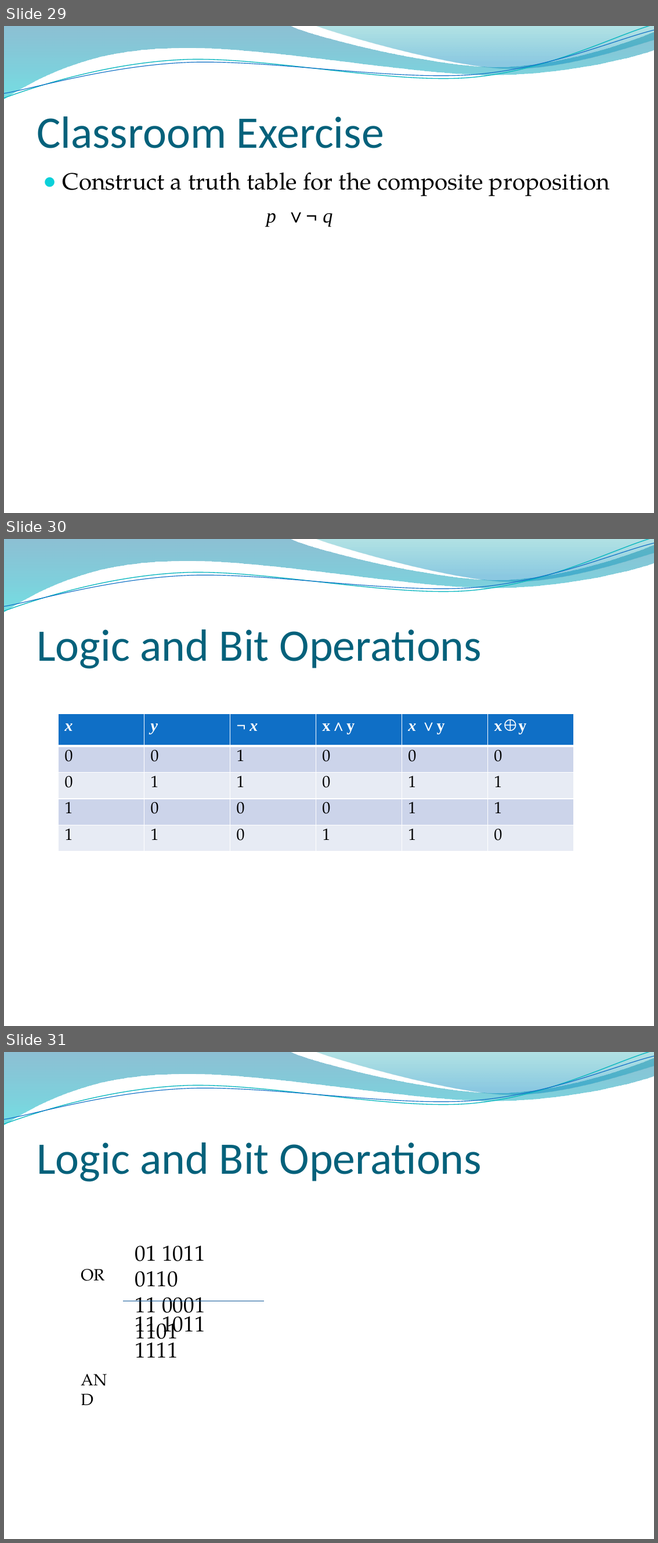
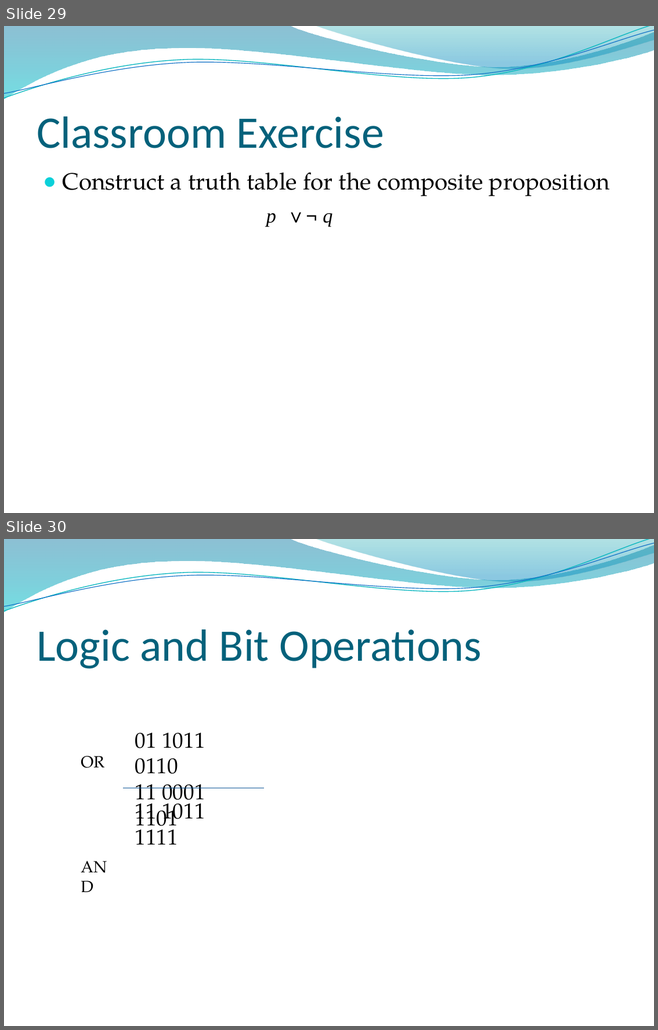
Before and after one commit to lin-chen-GA/lin-chen-GA.github.io, a slide deck: cs2620/slides/cs2620_notes1.pptx. Shown one above the other, each under a label of ours: slides 29, 30 and 31 before the commit, slides 29 and 30 after it. The pictures are 658x1543 and 658x1030 pixels, drawn with LibreOffice and Linux fonts; fonts in the diff are those of the drawing; background and template pictures are left out. Boxes give left, top, right and bottom in pixels: in the first picture for what was removed or moved away, otherwise in the second. Text is boxed around its words. In the diff, an @@ line names an element or a change of style, - is before the commit and + after.

```diff
--- a/cs2620/slides/cs2620_notes1.pptx
+++ b/cs2620/slides/cs2620_notes1.pptx
@@ slide 30 removed at bbox=[4, 539, 654, 1026], background picture (left out); not listed: 4 template elements that a slide beside it also shows @@
@@ title removed at bbox=[36, 629, 482, 669] @@
-Logic and Bit Operations
@@ table removed at bbox=[58, 714, 572, 852], 5 rows, 6 columns @@
-x | y | ¬ x | x∧y | x ∨y | x⊕y
-0 | 0 | 1 | 0 | 0 | 0
-0 | 1 | 1 | 0 | 1 | 1
-1 | 0 | 0 | 0 | 1 | 1
-1 | 1 | 0 | 1 | 1 | 0
@@ what was slide 31 is now slide 30 @@
```
Also in this commit, not shown: 3 slides changed, 2 slides added, 2 other files.
